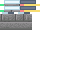
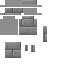
Before/after of a (64, 64) layered artwork. What changed in the layer stack:
showed "stone_bricks copy 2", painted on it over [left=19, top=16, right=47, bottom=42]
added layer "Layer 2 copy" above "Layer 2" over [left=0, top=0, right=37, bottom=58]
added layer "arrowslit" above "stone_bricks copy" over [left=0, top=0, right=42, bottom=35]
hid "stone_bricks copy" over [left=0, top=14, right=26, bottom=30]
hid "stone_bricks" (1st of 3) over [left=4, top=4, right=20, bottom=12]
hid "stone_bricks" (2nd of 3) over [left=10, top=14, right=32, bottom=30]
hid "stone_bricks" (3rd of 3) over [left=2, top=14, right=24, bottom=30]
hid "Layer 1" over [left=0, top=0, right=40, bottom=30]
